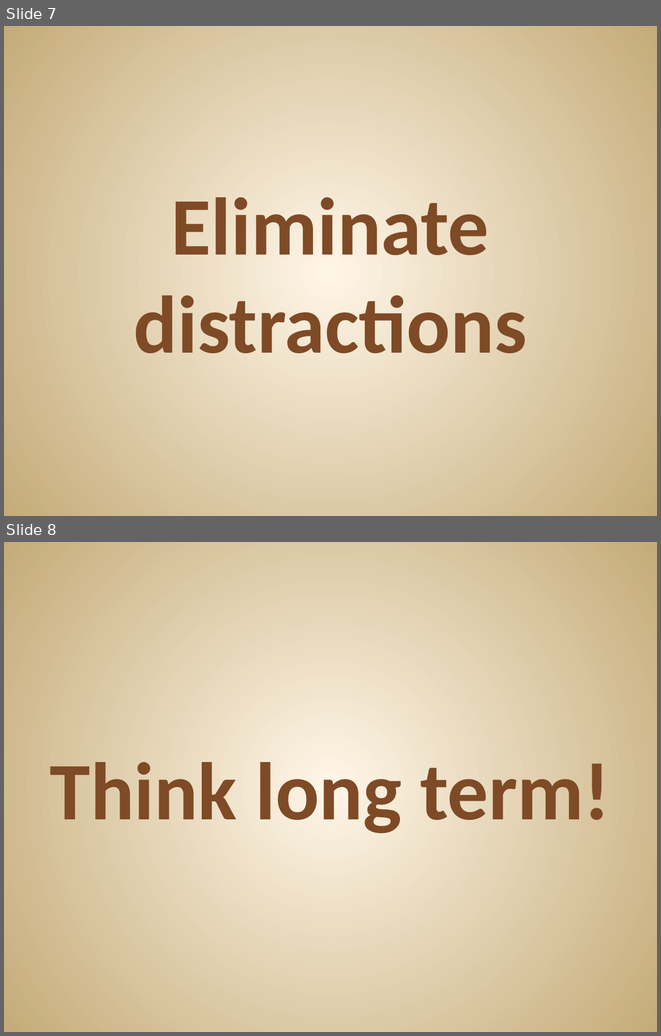
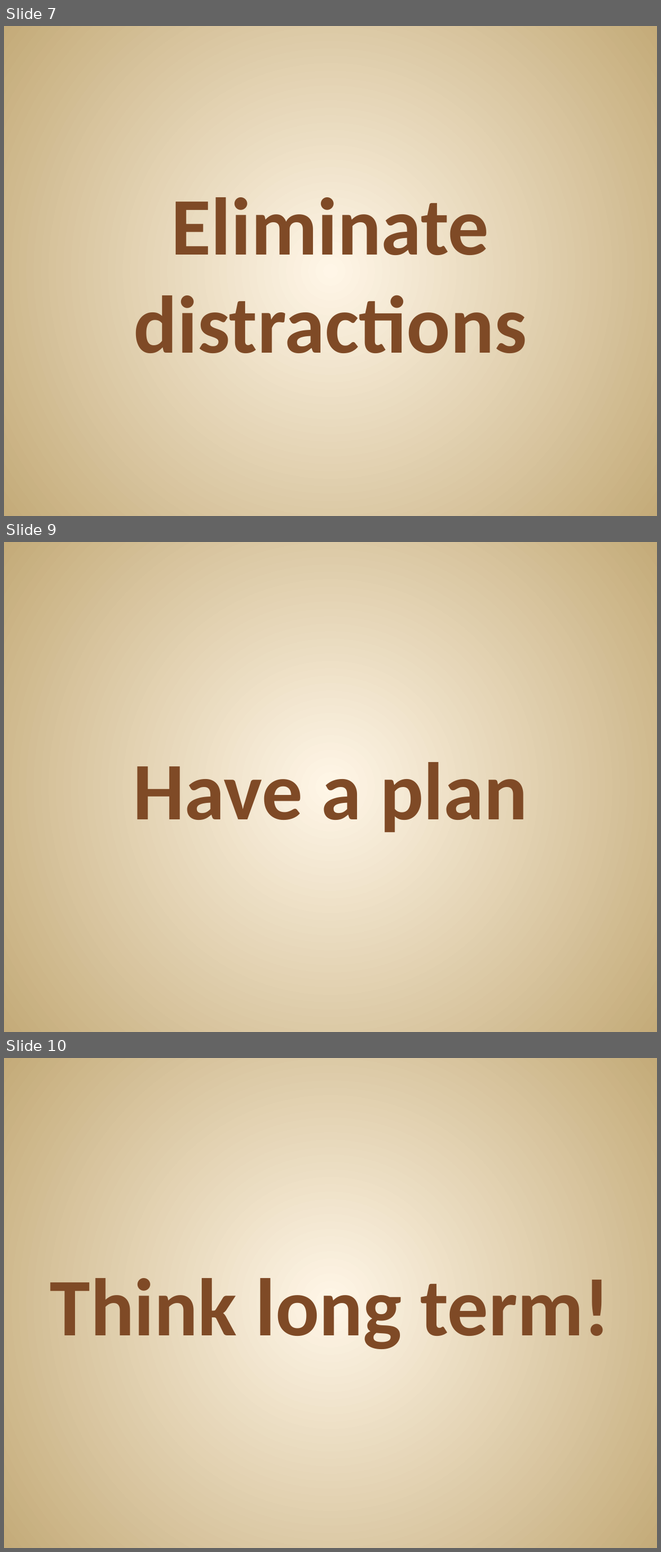
Before and after one commit to JonKruger/Productivity-Boosters, a slide deck: Productivity Boosters for .NET Developers.pptx. Shown one above the other, each under a label of ours: slides 7 and 8 before the commit, slides 7, 9 and 10 after it; the slides between them are not shown. The pictures are 661x1036 and 661x1552 pixels, drawn with LibreOffice and Linux fonts; fonts in the diff are those of the drawing. Boxes give left, top, right and bottom in pixels: in the first picture for what was removed or moved away, otherwise in the second. Text is boxed around its words. In the diff, an @@ line names an element or a change of style, - is before the commit and + after.

Commit message:
added a few more

```diff
--- a/Productivity Boosters for .NET Developers.pptx
+++ b/Productivity Boosters for .NET Developers.pptx
@@ slide 9 added at <box>4,542,657,1032</box>, background gradient #FFF7E8 to #C4AA7A @@
@@ title added at <box>133,762,528,832</box>, 90 pt, text #804B26, bold @@
+Have a plan
@@ what was slide 8 is now slide 10 @@
```
Also in this commit, not shown: 1 other slide added.
